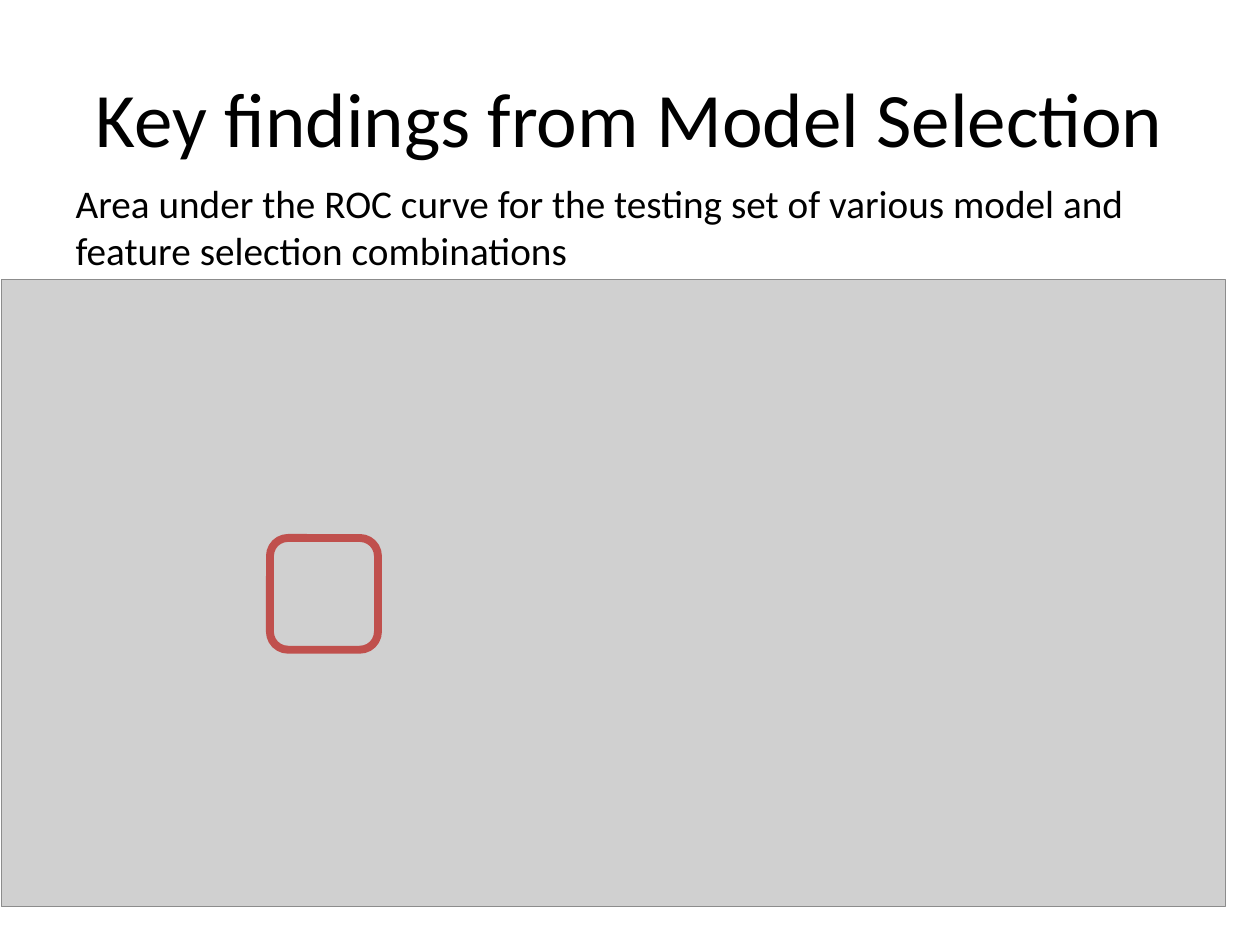
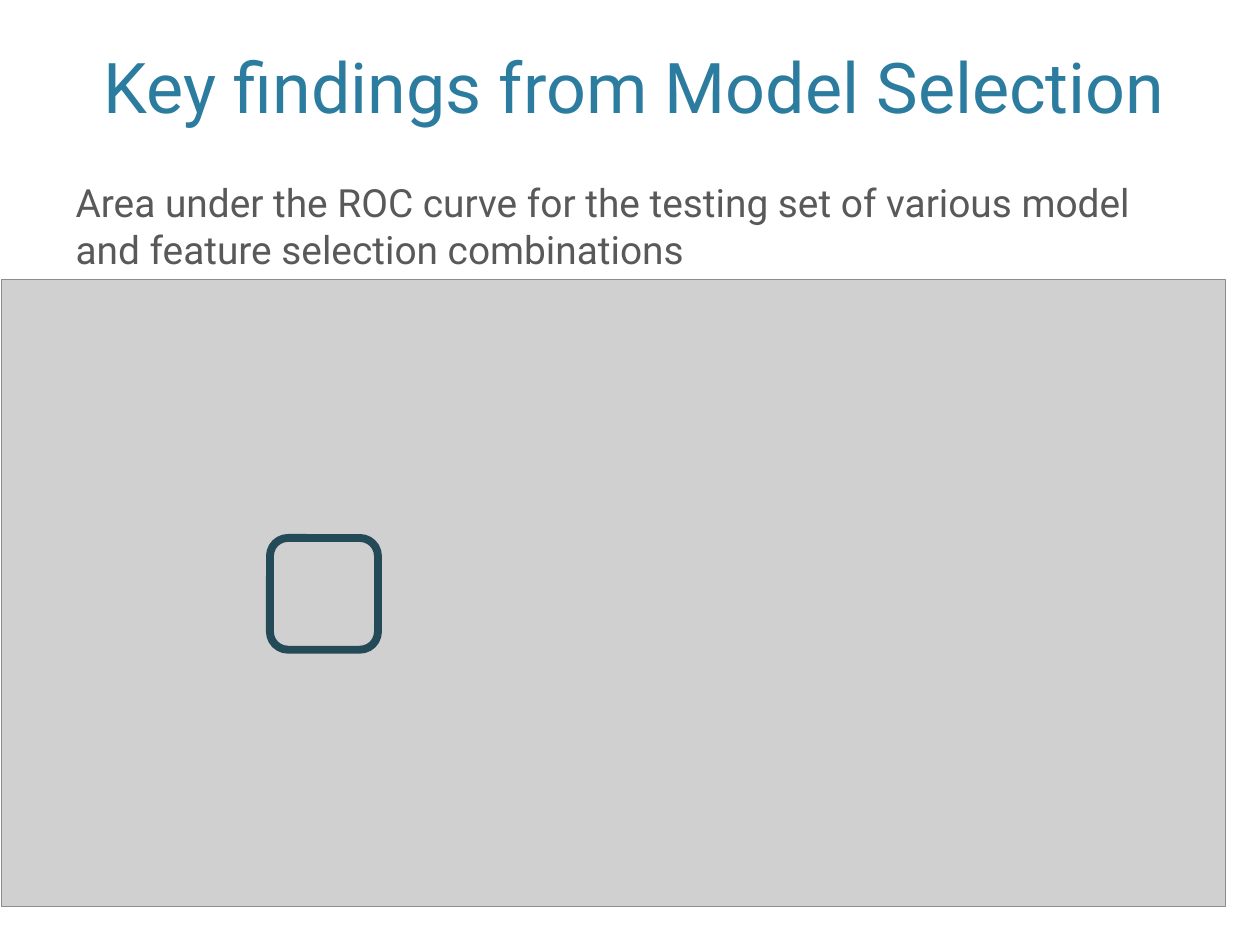
Before and after one commit to jeanzhaoyi/Capstone_2, a slide deck: slide 7 of Capstone_2_slidedeck.pptx. Drawn at 1260x945 pixels with LibreOffice and Linux fonts; fonts in the diff are those of the drawing; grey boxes stand for pictures; background and template pictures are left out. Boxes give left, top, right and bottom in pixels: in the first picture for what was removed or moved away, otherwise in the second. Text is boxed around its words. In the diff, an @@ line names an element or a change of style, - is before the commit and + after.

```diff
--- a/Capstone_2_slidedeck.pptx
+++ b/Capstone_2_slidedeck.pptx
@@ title "Key findings from Model Selection": place and size @@
-title "Key findings from Model Selection" at (96, 93, 1163, 161)
+title "Key findings from Model Selection" at (104, 59, 1165, 128)
@@ title "Key findings from Model Selection" at (104, 59, 1165, 128): size 44 to 40 pt, font Calibri to Roboto, text colour #000000 to #2C7C9F; vertical alignment middle to bottom @@
@@ text "Area under the ROC curve ..." at (76, 187, 1130, 265): size 22.4 to 22.2 pt, font Calibri to Roboto, text colour #000000 to #595959; more space between paragraphs @@
@@ rounded rectangle at (270, 538, 378, 650): outline #C0504D 4.5 pt to #244A58 4.5 pt @@
```
Also in this commit, not shown: 11 other slides changed.
